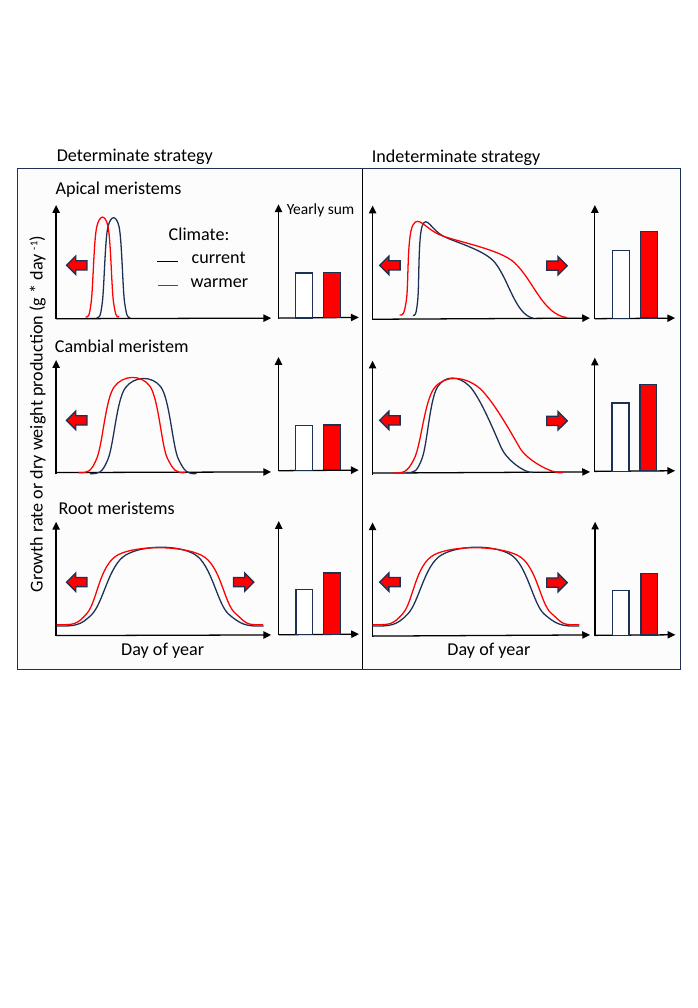
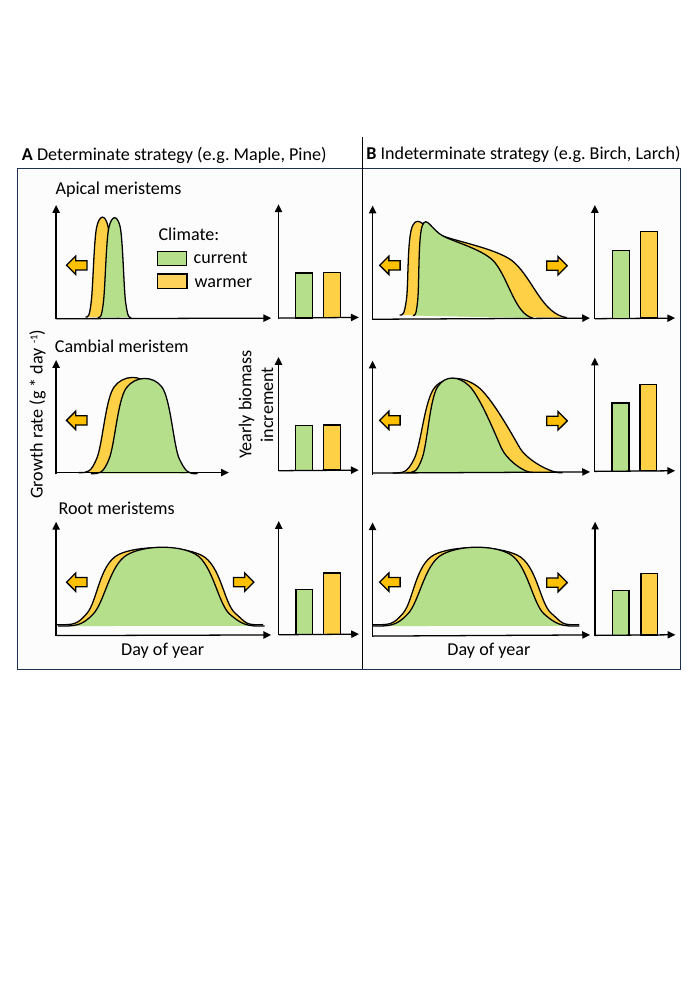
Before and after one commit to FrederikBaumgarten/PlantDeterminism, a slide deck: slide 8 of figures/figures_determinism.pptx (slide 7 before the commit). Drawn at 698x1008 pixels with LibreOffice and Linux fonts; fonts in the diff are those of the drawing. Boxes give left, top, right and bottom in pixels: in the first picture for what was removed or moved away, otherwise in the second. Text is boxed around its words. In the diff, an @@ line names an element or a change of style, - is before the commit and + after.

```diff
--- a/figures/figures_determinism.pptx
+++ b/figures/figures_determinism.pptx
@@ text at bbox=[22, 147, 327, 163]: text changed @@
-Determinate strategy
+A Determinate strategy (e.g. Maple, Pine)
@@ line moved from (363, 168) - (363, 669) to (363, 137) - (363, 669) @@
@@ text at bbox=[366, 146, 681, 162]: text changed @@
-Indeterminate strategy
+B Indeterminate strategy (e.g. Birch, Larch)
@@ fill none to #B6DF8C; outline #1E3256 1 pt to #000000 1 pt; outline redrawn in 3 elements at bbox=[91, 379, 198, 474], bbox=[58, 547, 264, 626], bbox=[98, 218, 131, 317] @@
@@ text "Climate:": place and size @@
-text "Climate:" at bbox=[169, 227, 230, 240]
+text "Climate:" at bbox=[159, 227, 220, 240]
@@ line removed from (157, 262) to (178, 262) @@
@@ rectangle added at bbox=[157, 251, 187, 265], fill #B6DF8C, outline #000000 1 pt @@
@@ text "warmer": place and size @@
-text "warmer" at bbox=[191, 278, 249, 287]
+text "warmer" at bbox=[195, 278, 253, 287]
@@ rectangle added at bbox=[157, 274, 187, 288], fill #FFD25B, outline #000000 1 pt @@
@@ line removed from (158, 286) to (179, 286) @@
@@ text at bbox=[25, 335, 47, 498]: text changed @@
-Growth rate or dry weight production (g * day -1)
+Growth rate (g * day -1)
@@ text "Yearly biomass" at bbox=[234, 357, 278, 458]: rotation 0 to 270 degrees @@
@@ text at bbox=[234, 357, 278, 458]: text changed; size 12 to 14 pt @@
-Yearly sum
+Yearly biomass
+increment
@@ arrow moved from (56, 473) - (271, 472) to (56, 473) - (229, 473) @@
@@ fill none to #FFC000 at 72% opacity; outline #FF0000 1 pt to #000000 1 pt in 6 elements at bbox=[86, 217, 119, 316], bbox=[399, 221, 567, 318], bbox=[79, 378, 186, 473], bbox=[393, 379, 562, 474], bbox=[57, 548, 263, 625], bbox=[372, 548, 579, 625] @@
@@ fill none to #B6DF8C; outline #1E3256 1 pt to #000000 1 pt in 3 elements at bbox=[413, 221, 533, 318], bbox=[406, 378, 533, 473], bbox=[372, 547, 579, 626] @@
@@ fill #FF0000 to #FFC000; outline #1E3256 1 pt to #000000 1 pt in 10 elements at bbox=[66, 256, 87, 275], bbox=[380, 256, 400, 275], bbox=[547, 257, 568, 275], bbox=[66, 411, 87, 430], bbox=[380, 411, 400, 430], bbox=[547, 411, 568, 430], bbox=[66, 573, 87, 592], bbox=[380, 573, 400, 592], bbox=[547, 573, 568, 592], bbox=[234, 573, 254, 592] @@
@@ fill #FFFFFF to #B6DF8C; outline #1E3256 1 pt to #000000 1 pt in 6 elements at bbox=[296, 273, 313, 317], bbox=[612, 250, 629, 319], bbox=[296, 426, 313, 471], bbox=[612, 403, 629, 472], bbox=[296, 590, 313, 635], bbox=[612, 591, 629, 636] @@
@@ fill #FF0000 to #FFC000 at 72% opacity; outline #1E3256 1 pt to #000000 1 pt in 6 elements at bbox=[323, 273, 340, 317], bbox=[640, 232, 657, 318], bbox=[324, 425, 341, 470], bbox=[640, 384, 657, 471], bbox=[324, 573, 341, 635], bbox=[641, 573, 658, 635] @@
```
Also in this commit, not shown: 1 other slide changed, 2 slides added, 8 other files.
